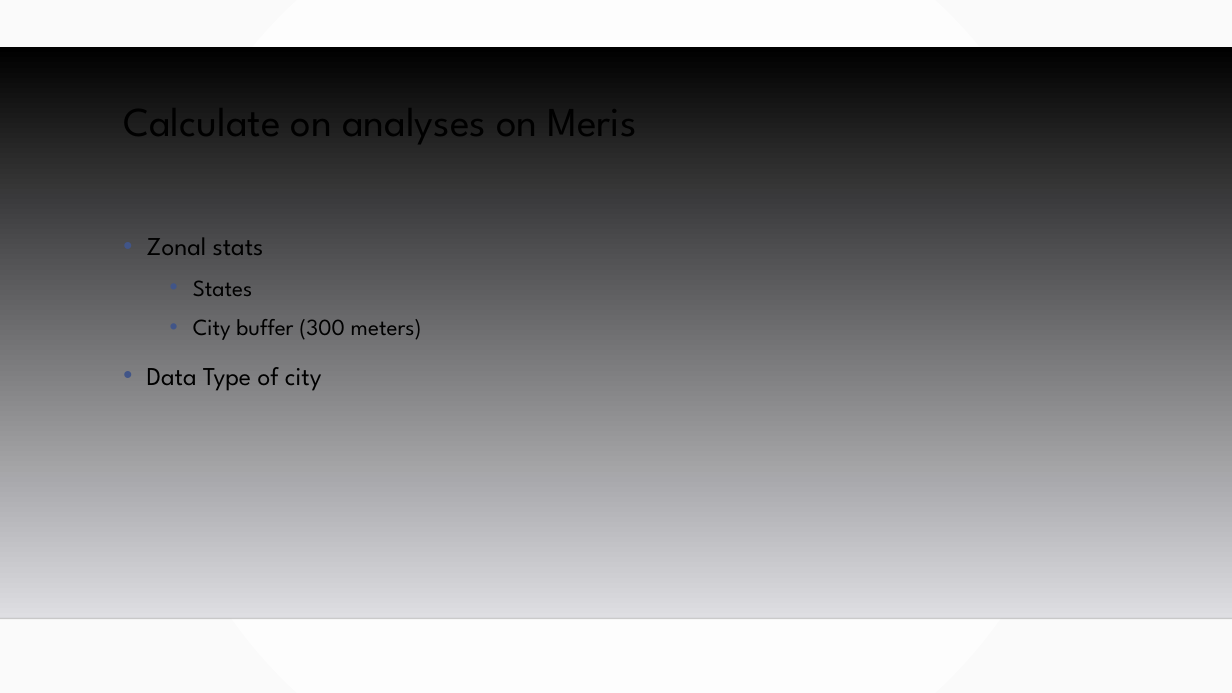
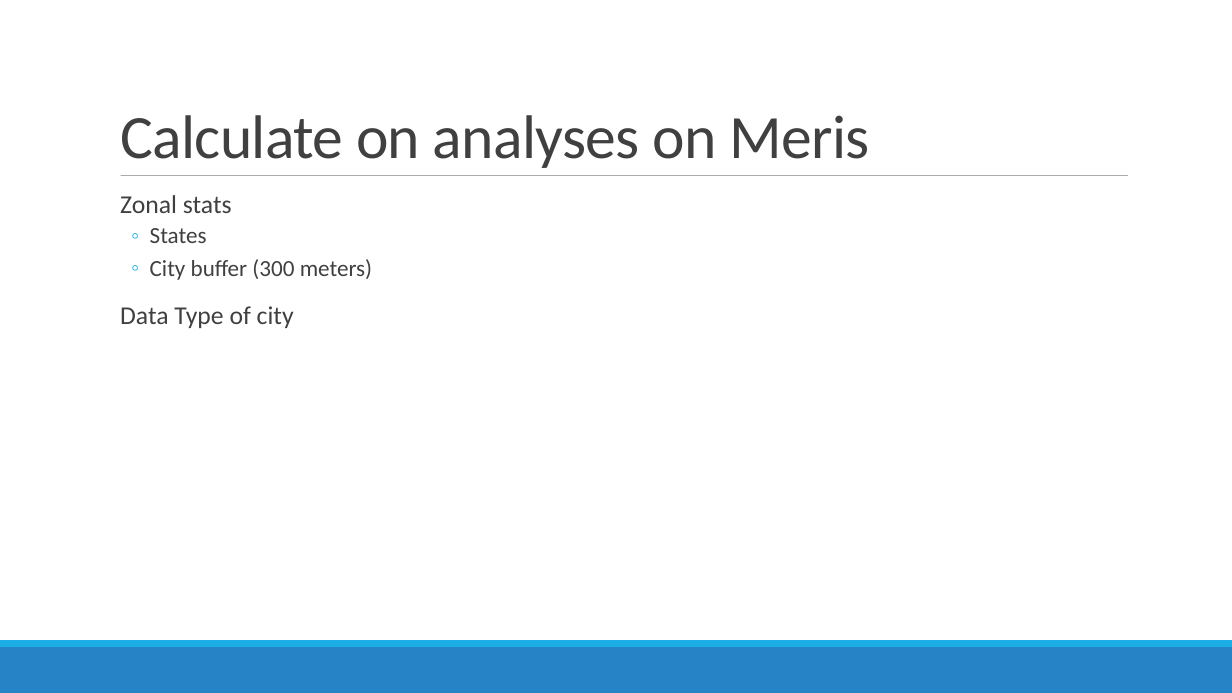
Before and after one commit to MGIS-UMN/GIS5577_week8, a slide deck: slide 19 of Raster_analysis.odp. Drawn at 1232x693 pixels with LibreOffice and Linux fonts; fonts in the diff are those of the drawing; background and template pictures are left out. Boxes give left, top, right and bottom in pixels: in the first picture for what was removed or moved away, otherwise in the second. Text is boxed around its words. In the diff, an @@ line names an element or a change of style, - is before the commit and + after.

```diff
--- a/Raster_analysis.odp
+++ b/Raster_analysis.odp
@@ background gradient #FFFFFF to #FAFAFA to #FFFFFF @@
@@ title "Calculate on analyses on Meris" moved from (x1=123, y1=89, x2=636, y2=150) to (x1=120, y1=115, x2=869, y2=168) @@
@@ title "Calculate on analyses on Meris" at (x1=120, y1=115, x2=869, y2=168): size 32 to 48 pt, font League Spartan to Calibri, text colour #000000 to #404040, letter spacing 0 to -0.5 pt; line spacing 0.9 to 0.85; vertical alignment top to bottom @@
@@ freeform shape removed at (x1=0, y1=47, x2=1232, y2=618) @@
@@ line added from (121, 176) to (1128, 176), #7F7F7F 0.51 pt @@
@@ text "Zonal stats" moved from (x1=147, y1=237, x2=422, y2=390) to (x1=120, y1=195, x2=372, y2=328) @@
@@ text "Zonal stats" at (x1=120, y1=195, x2=372, y2=328): font League Spartan to Calibri, text colour #000000 to #404040; bullet • to  ; line spacing 1.2 to 0.9; more space between paragraphs; bullet colour #415588 to #1CADE4; bullet • to ◦ @@
@@ line removed from (0, 618) to (1232, 618) @@
@@ freeform shape added at (x1=0, y1=647, x2=1232, y2=693), fill #2683C6 @@
@@ freeform shape added at (x1=0, y1=640, x2=1232, y2=647), fill #1CADE4 @@
```
Also in this commit, not shown: 22 other slides changed.
